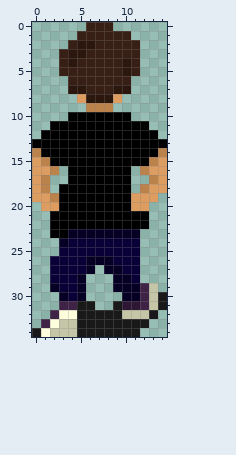
File history of a pixel-art sprite, My project/Assets/Player/up2.png. Above: the version before the commit.
The file is 15x35 pixels.
New version:
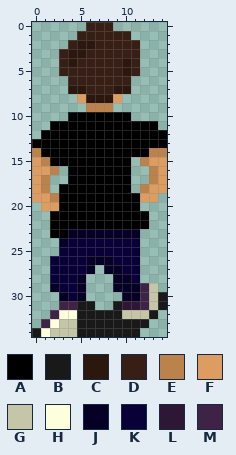
Palette (. is transparent): A #000000  B #191919  C #2c170e  D #381f15  E #bc824b  F #dd9d61  G #c5c6a8  H #fdffdc  J #070025  K #0a0038  L #2d1734  M #3e2347
Changes in this commit:
{"y":11,"x":13,"old":".","new":"A"}
{"y":12,"x":14,"old":".","new":"A"}
{"y":14,"x":13,"old":"A","new":"E"}
{"y":15,"x":11,"old":"AAE","new":".EF"}
{"y":16,"x":12,"old":"EF","new":".E"}
{"y":19,"x":11,"old":"F","new":"A"}
{"y":20,"x":11,"old":"FF","new":"A."}
{"label":"changed","picture_box":[131,121,167,211]}
